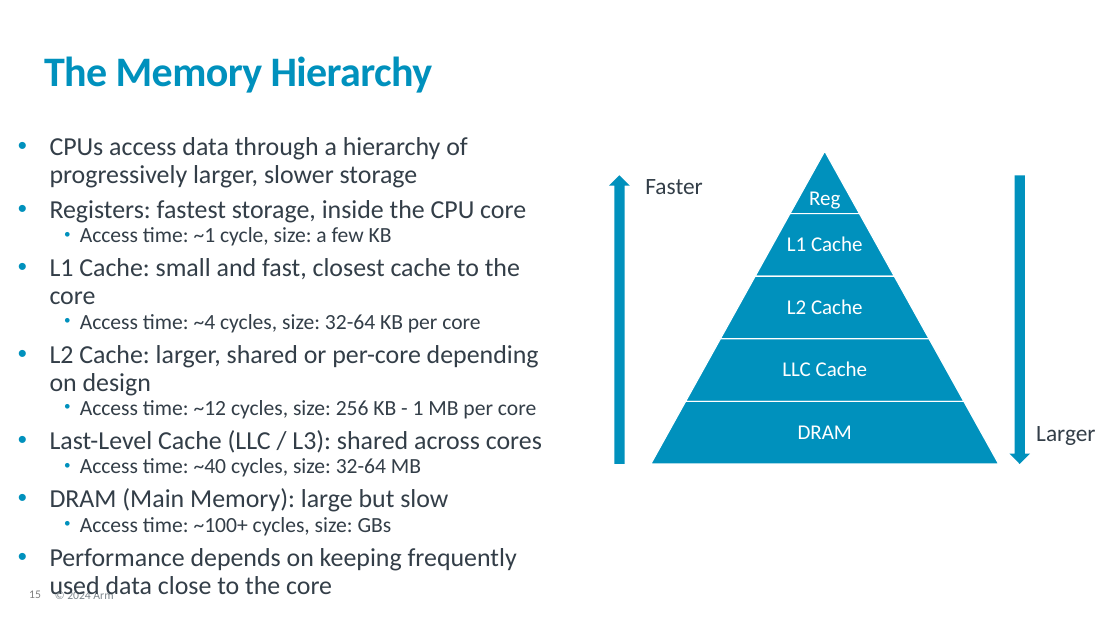
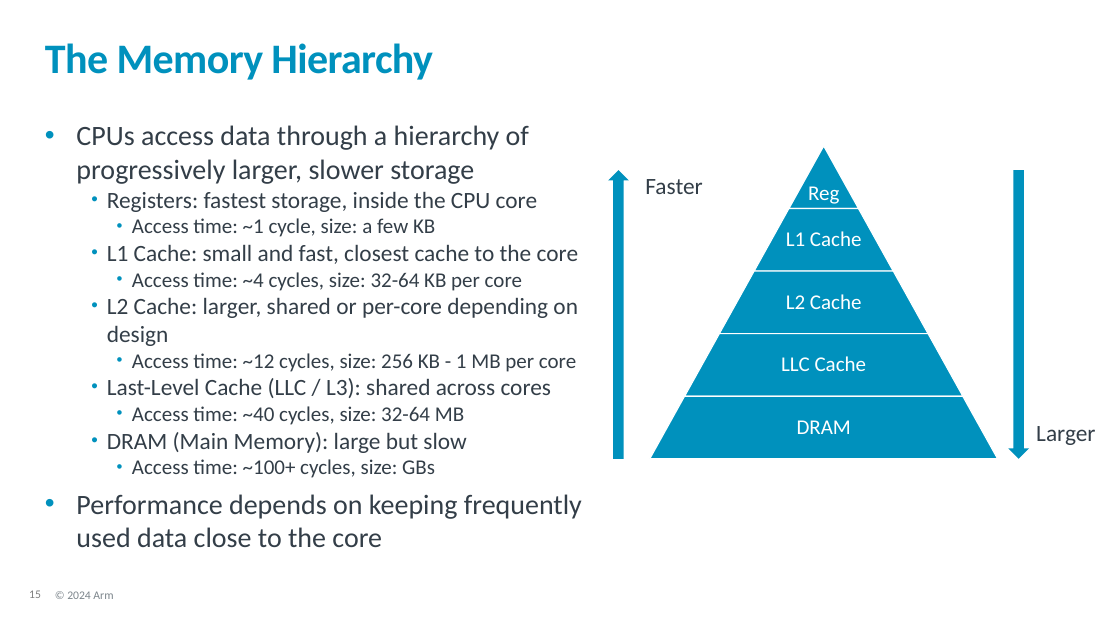
Before and after one commit to OliverGrainge/Arm-Total-Performance, a slide deck: slide 15 of slides.pptx. Drawn at 1120x630 pixels with LibreOffice and Linux fonts; fonts in the diff are those of the drawing; background and template pictures are left out. Boxes give left, top, right and bottom in pixels: in the first picture for what was removed or moved away, otherwise in the second. Text is boxed around its words. In the diff, an @@ line names an element or a change of style, - is before the commit and + after.

```diff
--- a/slides.pptx
+++ b/slides.pptx
@@ title "The Memory Hierarchy": place and size @@
-title "The Memory Hierarchy" at <box>44,56,433,93</box>
+title "The Memory Hierarchy" at <box>45,43,433,80</box>
@@ text "CPUs access data through a ...": place and size @@
-text "CPUs access data through a ..." at <box>50,137,539,599</box>
+text "CPUs access data through a ..." at <box>76,125,582,547</box>
@@ text "CPUs access data through a ..." at <box>76,125,582,547</box>: size 22.2 to 24 pt in "CPUs access data through a hierarchy of ...", "Performance depends on keeping frequently used data ..."; size 22.2 to 20 pt in "Registers: fastest storage, inside the CPU core", "L1 Cache: small and fast, closest cache ...", "L2 Cache: larger, shared or per-core depending ...", "Last-Level Cache (LLC / L3): shared across ..." and 1 more places; size 18.5 to 18 pt in "Access time: ~1 cycle, size: a few ...", "Access time: ~4 cycles, size: 32-64 KB ...", "Access time: ~12 cycles, size: 256 KB ...", "Access time: ~40 cycles, size: 32-64 MB" and 1 more places; line spacing 0.9 to 1; list level 1 to 2 in "Registers: fastest storage, inside the ..."; list level 2 to 3 in "Access time: ~1 cycle, size: ..."; list level 1 to 2 in "L1 Cache: small and fast, ..."; list level 2 to 3 in "Access time: ~4 cycles, size: ..."; list level 1 to 2 in "L2 Cache: larger, shared or ..."; list level 2 to 3 in "Access time: ~12 cycles, size: ..."; list level 1 to 2 in "Last-Level Cache (LLC / L3): ..."; list level 2 to 3 in "Access time: ~40 cycles, size: ..."; list level 1 to 2 in "DRAM (Main Memory): large but ..."; list level 2 to 3 in "Access time: ~100+ cycles, size: ..." @@
@@ 5 texts, 5 trapezoids, 2 down arrows: place and size @@
-5 texts, 5 trapezoids, 2 down arrows at <box>609,151,1031,465</box>
+5 texts, 5 trapezoids, 2 down arrows at <box>608,146,1029,459</box>
```
Also in this commit, not shown: 12 other slides changed.
